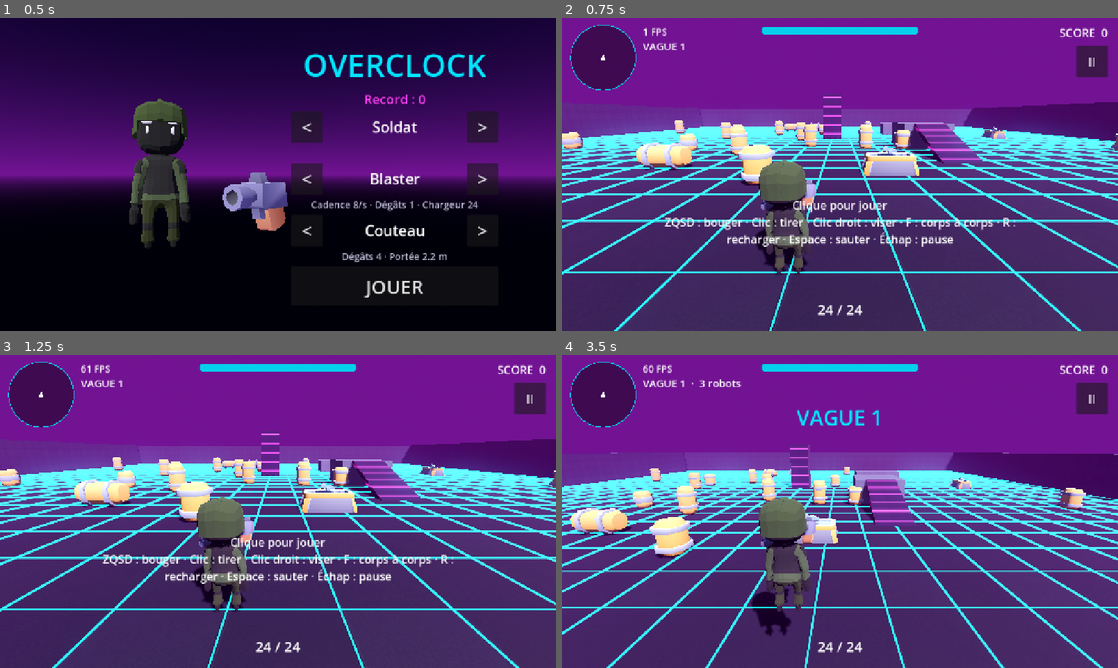
Above: before the commit, frames 1-4 (two rows, left to right).
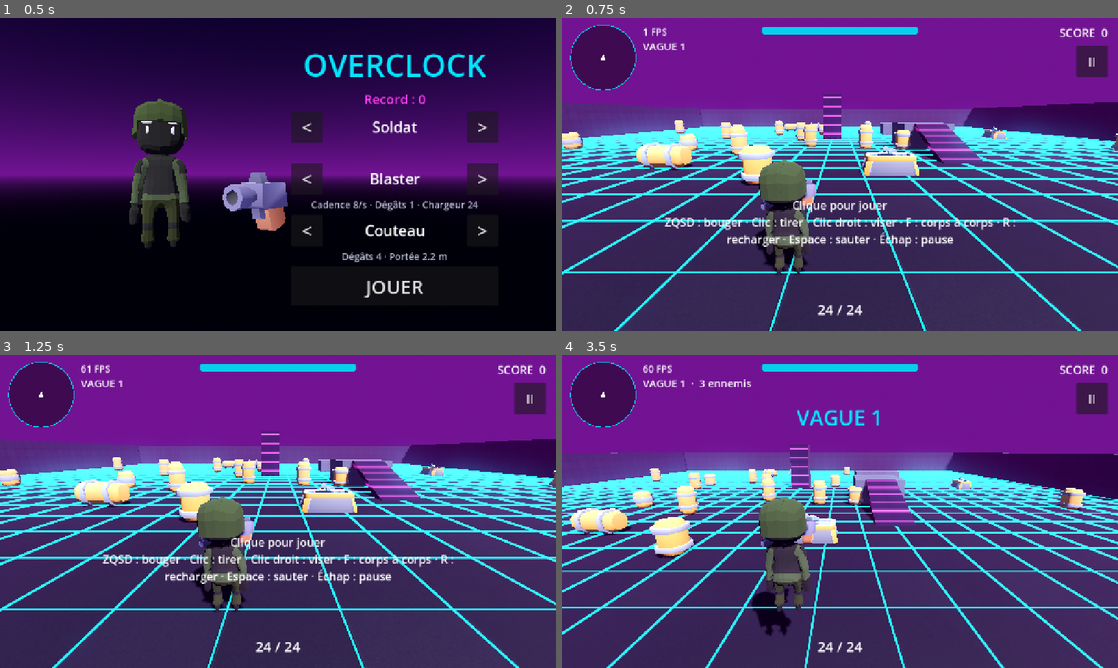
Above: after the commit, the same moments.

Repository: mariusortiz/overclock
Game: Godot game, scene res://scenes/menu.tscn
The game is run twice, just before and just after one commit, with the same random seed, the same clock (stepped at 60 frames per second) and the same inputs.
Inputs (mouse positions are in pixels of both pictures, inside the frame that each line leads up to):
- Up to frame 1 (0.5 s): no input
- Up to frame 2 (0.75 s): click "JOUER" at 0.5 s
- Up to frame 3 (1.25 s): no input
- Up to frame 4 (3.5 s): click "II" at 1.25 s; click "REPRENDRE" at 2 s; tap Enter at 2.75 s; move the mouse to (962, 495) at 2.77 s; hold D (move_right) from 2.78 s (still down); tap F (melee) at 2.85 s; click (962, 495) at 2.92 s; tap Space (jump) at 3.02 s

Frame 1 is identical in both runs. In frame 2, less than 0.1% of the frame differs, in the area x 21-88%, y 27-37%; in frame 3, less than 0.1%; in frame 4, 0.2%, in the area x 17-79%, y 7-40%.

Commit message:
Lighter fog, and wording that fits the new enemies
Co-Authored-By: Claude Fable 5.2 <noreply@anthropic.com>
Claude-Session: https://claude.ai/code/session_01TMrhLU8C9hMQ3DU14F1G1z

Diff:
--- a/scenes/arenas/city.tscn
+++ b/scenes/arenas/city.tscn
@@ -35,7 +35,7 @@
 glow_enabled = true
 fog_enabled = true
 fog_light_color = Color(0.9, 0.45, 0.35, 1)
-fog_density = 0.012
+fog_density = 0.006
 
 [sub_resource type="NavigationMesh" id="navigation_mesh"]
 geometry_parsed_geometry_type = 1
--- a/scenes/arenas/desert.tscn
+++ b/scenes/arenas/desert.tscn
@@ -37,7 +37,7 @@
 glow_enabled = true
 fog_enabled = true
 fog_light_color = Color(0.95, 0.8, 0.6, 1)
-fog_density = 0.012
+fog_density = 0.006
 
 [sub_resource type="NavigationMesh" id="navigation_mesh"]
 geometry_parsed_geometry_type = 1
--- a/scenes/arenas/jungle.tscn
+++ b/scenes/arenas/jungle.tscn
@@ -32,7 +32,7 @@
 glow_enabled = true
 fog_enabled = true
 fog_light_color = Color(0.6, 0.8, 0.6, 1)
-fog_density = 0.012
+fog_density = 0.006
 
 [sub_resource type="NavigationMesh" id="navigation_mesh"]
 geometry_parsed_geometry_type = 1
--- a/scenes/arenas/station.tscn
+++ b/scenes/arenas/station.tscn
@@ -33,7 +33,7 @@
 glow_enabled = true
 fog_enabled = true
 fog_light_color = Color(0.35, 0.08, 0.45, 1)
-fog_density = 0.012
+fog_density = 0.006
 
 [sub_resource type="NavigationMesh" id="navigation_mesh"]
 geometry_parsed_geometry_type = 1
--- a/scenes/arenas/volcano.tscn
+++ b/scenes/arenas/volcano.tscn
@@ -36,7 +36,7 @@
 glow_enabled = true
 fog_enabled = true
 fog_light_color = Color(0.7, 0.2, 0.05, 1)
-fog_density = 0.012
+fog_density = 0.006
 
 [sub_resource type="NavigationMesh" id="navigation_mesh"]
 geometry_parsed_geometry_type = 1
--- a/scenes/hud.tscn
+++ b/scenes/hud.tscn
@@ -433,7 +433,7 @@
 [node name="Title" type="Label" parent="GameOver/Center/Box"]
 theme_override_colors/font_color = Color(1, 0.3, 0.2, 1)
 theme_override_font_sizes/font_size = 72
-text = "HORS SERVICE"
+text = "PARTIE TERMINÉE"
 horizontal_alignment = 1
 
 [node name="Score" type="Label" parent="GameOver/Center/Box"]
--- a/scripts/hud.gd
+++ b/scripts/hud.gd
@@ -101,7 +101,7 @@
 
 
 func set_wave(number: int, enemies_left: int) -> void:
-	_wave_label.text = "VAGUE %d  ·  %d robot%s" % [number, enemies_left, "" if enemies_left == 1 else "s"]
+	_wave_label.text = "VAGUE %d  ·  %d ennemi%s" % [number, enemies_left, "" if enemies_left == 1 else "s"]
 
 
 ## Shows the timed power-ups (`effects`: PowerUp.Type -> seconds left) and the
--- a/scripts/perk.gd
+++ b/scripts/perk.gd
@@ -5,14 +5,14 @@
 enum Type { FIRE, ICE, LIGHTNING, RAPID_FIRE, BIG_MAGAZINE, EXPLOSIVE, VITALITY, LIFESTEAL, SWIFT }
 
 const INFO := {
-	Type.FIRE: {"name": "FEU", "description": "Les robots touchés brûlent pendant 3 s", "color": Color(1.0, 0.45, 0.1)},
-	Type.ICE: {"name": "GLACE", "description": "Les robots touchés sont ralentis", "color": Color(0.5, 0.85, 1.0)},
-	Type.LIGHTNING: {"name": "FOUDRE", "description": "Chaque tir rebondit sur un robot voisin", "color": Color(1.0, 0.95, 0.3)},
+	Type.FIRE: {"name": "FEU", "description": "Les ennemis touchés brûlent pendant 3 s", "color": Color(1.0, 0.45, 0.1)},
+	Type.ICE: {"name": "GLACE", "description": "Les ennemis touchés sont ralentis", "color": Color(0.5, 0.85, 1.0)},
+	Type.LIGHTNING: {"name": "FOUDRE", "description": "Chaque tir rebondit sur un ennemi voisin", "color": Color(1.0, 0.95, 0.3)},
 	Type.RAPID_FIRE: {"name": "CADENCE", "description": "Tir 20 % plus rapide", "color": Color(0.0, 0.9, 1.0)},
 	Type.BIG_MAGAZINE: {"name": "CHARGEUR", "description": "Chargeur agrandi de 50 %", "color": Color(0.0, 0.9, 1.0)},
-	Type.EXPLOSIVE: {"name": "EXPLOSIF", "description": "Les impacts blessent les robots proches", "color": Color(1.0, 0.6, 0.2)},
+	Type.EXPLOSIVE: {"name": "EXPLOSIF", "description": "Les impacts blessent les ennemis proches", "color": Color(1.0, 0.6, 0.2)},
 	Type.VITALITY: {"name": "VITALITÉ", "description": "+25 PV maximum", "color": Color(0.2, 1.0, 0.4)},
-	Type.LIFESTEAL: {"name": "VOL DE VIE", "description": "+3 PV par robot détruit", "color": Color(0.2, 1.0, 0.4)},
+	Type.LIFESTEAL: {"name": "VOL DE VIE", "description": "+3 PV par ennemi détruit", "color": Color(0.2, 1.0, 0.4)},
 	Type.SWIFT: {"name": "AGILITÉ", "description": "Déplacement 10 % plus rapide", "color": Color(0.2, 1.0, 0.4)},
 }
 
